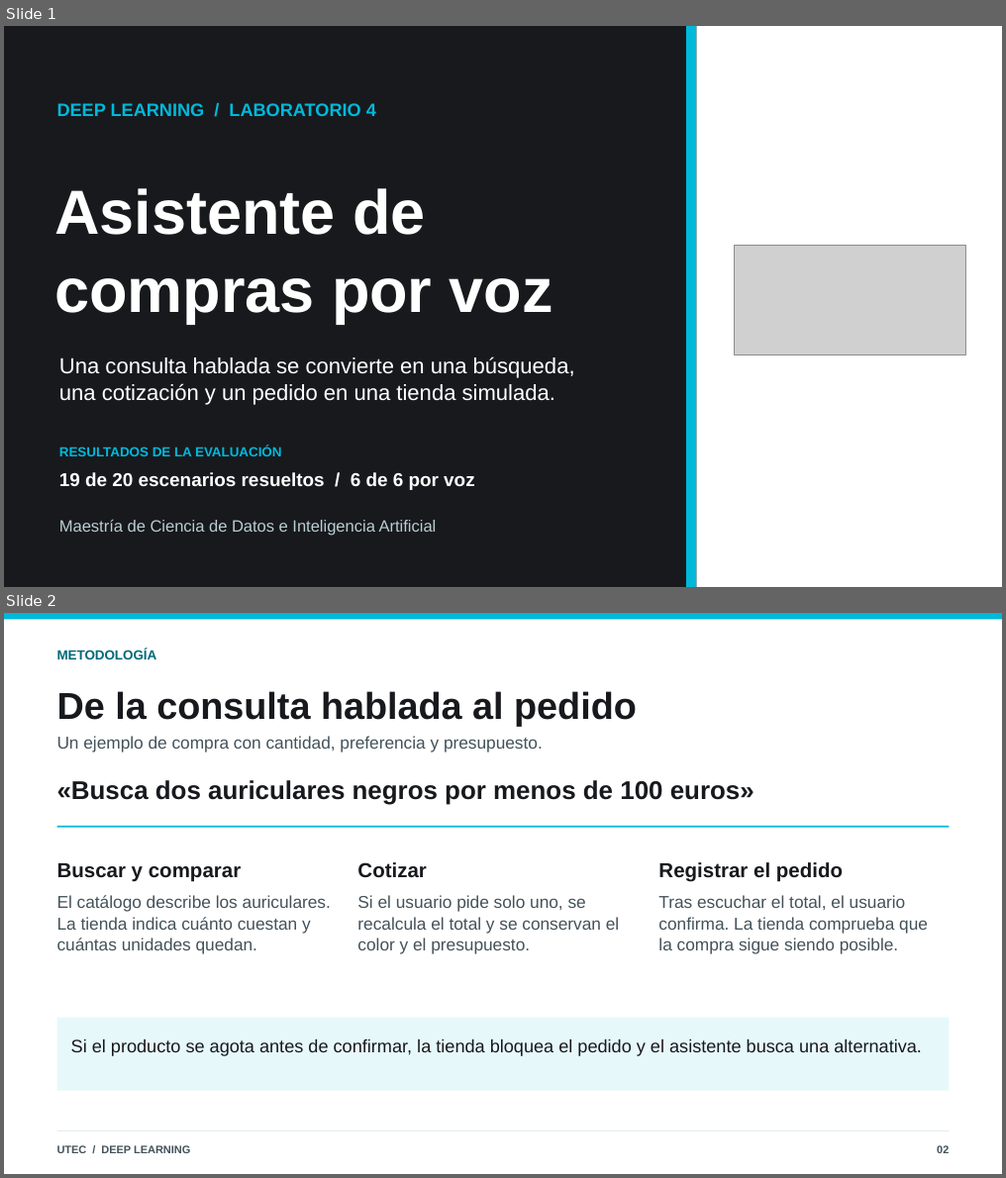
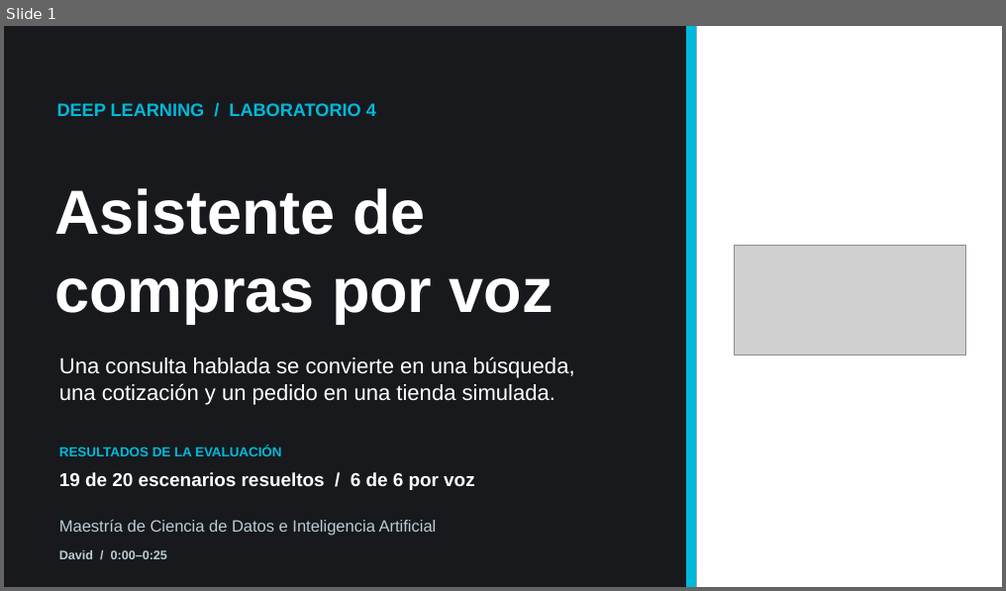
Before and after one commit to josenomberto/UTEC-CDIAV3-MCD8016, a slide deck: Proyecto 4/Presentación Laboratorio 4 - UTEC - con evidencias.pptx. Shown one above the other, each under a label of ours: slides 1 and 2 before the commit, slide 1 after it. The pictures are 1006x1178 and 1006x591 pixels, drawn with LibreOffice and Linux fonts; fonts in the diff are those of the drawing; grey boxes stand for pictures. Boxes give left, top, right and bottom in pixels: in the first picture for what was removed or moved away, otherwise in the second. Text is boxed around its words. In the diff, an @@ line names an element or a change of style, - is before the commit and + after.

```diff
--- a/Proyecto 4/Presentación Laboratorio 4 - UTEC - con evidencias.pptx
+++ b/Proyecto 4/Presentación Laboratorio 4 - UTEC - con evidencias.pptx
@@ slide 2 removed at (4, 613, 1002, 1174), background #FFFFFF @@
@@ rectangle removed at (4, 613, 1002, 619) @@
@@ text removed at (57, 650, 157, 660) @@
-METODOLOGÍA
@@ text removed at (57, 691, 637, 726) @@
-De la consulta hablada al pedido
@@ text removed at (57, 736, 543, 752) @@
-Un ejemplo de compra con cantidad, preferencia y presupuesto.
@@ text removed at (57, 780, 754, 805) @@
-«Busca dos auriculares negros por menos de 100 euros»
@@ rectangle removed at (57, 826, 949, 827) @@
@@ text removed at (57, 863, 241, 882) @@
-Buscar y comparar
@@ text removed at (357, 862, 426, 878) @@
-Cotizar
@@ text removed at (658, 862, 843, 882) @@
-Registrar el pedido
@@ text removed at (57, 895, 331, 955) @@
-El catálogo describe los auriculares. La tienda indica cuánto cuestan y cuántas unidades quedan.
@@ text removed at (357, 895, 619, 955) @@
-Si el usuario pide solo uno, se recalcula el total y se conservan el color y el presupuesto.
@@ text removed at (658, 895, 928, 955) @@
-Tras escuchar el total, el usuario confirma. La tienda comprueba que la compra sigue siendo posible.
@@ rectangle removed at (57, 1018, 949, 1091) @@
@@ text removed at (71, 1040, 922, 1057) @@
-Si el producto se agota antes de confirmar, la tienda bloquea el pedido y el asistente busca una alternativa.
@@ rectangle removed at (57, 1131, 949, 1132) @@
@@ text removed at (57, 1146, 190, 1154) @@
-UTEC / DEEP LEARNING
@@ text removed at (937, 1146, 948, 1154) @@
-02
@@ slide 1 changed as well @@
@@ text added at (59, 551, 167, 560), 12 pt, text #B9CED3, bold @@
+David / 0:00–0:25
```
Also in this commit, not shown: 6 other slides changed, 7 slides added, 4 other slides removed, 1 other file.
